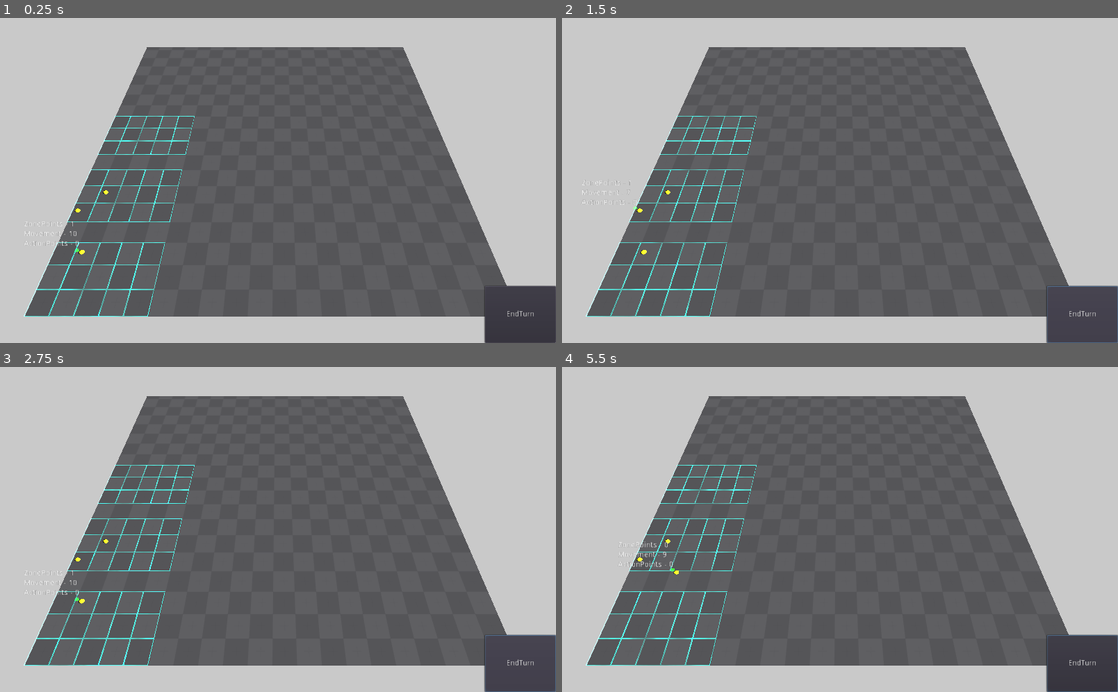
Above: before the commit, frames 1-4 (two rows, left to right).
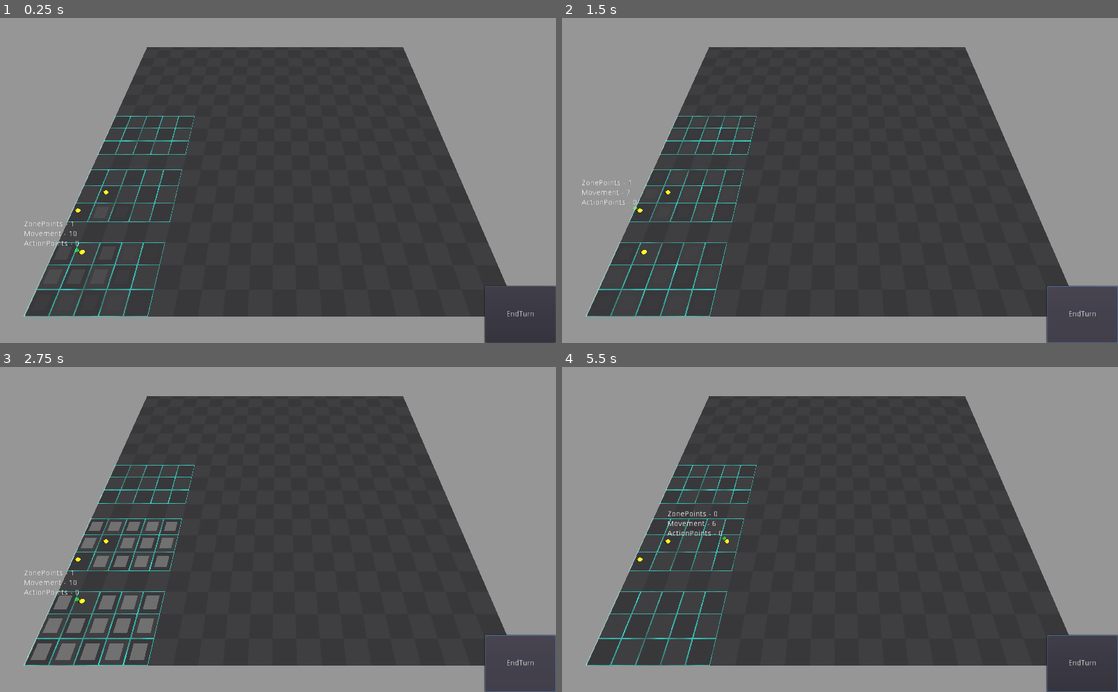
Above: after the commit, the same moments.

Repository: Rogotch/Desert
Game: Godot game, scene res://Resources/Scenes/3D/3dMap.tscn
Same seed, same stepped clock (60 frames per second), same inputs: the game is played once before the commit and once after it. The project has no main scene, so this scene is started directly.
Inputs (mouse positions are in pixels of both pictures, inside the frame that each line leads up to):
- Up to frame 1 (0.25 s): no input
- Up to frame 2 (1.5 s): click "EndTurn" at 0.5 s; click "EndTurn" at 1.25 s
- Up to frame 3 (2.75 s): click "EndTurn" at 2 s
- Up to frame 4 (5.5 s): move the mouse to (962, 513) at 2.77 s; click (962, 513) at 2.92 s; move the mouse to (728, 545) at 3.52 s; click (728, 545) at 3.67 s; move the mouse to (895, 458) at 4.27 s; click (895, 458) at 4.42 s; move the mouse to (812, 594) at 5.02 s; click (812, 594) at 5.17 s

The runs differ from the first frame. In frame 1, 97% of the frame differs, in the area x 0-100%, y 0-100%; in frame 2, 98%; in frame 3, 96%; in frame 4, 98%.

Commit message:
Create movement zone
Создал подсвечиваемую зону передвижения из тайлов  и небольшие красивости с ними, внёс правки в то, как игроку отправляются параметры передвижения

Diff:
--- a/Resources/Entities/3D/PathAreaTile.tscn
+++ b/Resources/Entities/3D/PathAreaTile.tscn
@@ -1,4 +1,6 @@
-[gd_scene load_steps=7 format=2]
+[gd_scene load_steps=8 format=2]
+
+[ext_resource path="res://Resources/Scripts/3DScripts/PathAreaTile.gd" type="Script" id=1]
 
 [sub_resource type="Animation" id=3]
 length = 0.001
@@ -140,85 +142,102 @@
 "points": PoolRealArray( 0, -0.25, 0, 0.25, 0 ),
 "times": PoolRealArray( 0 )
 }
+tracks/13/type = "value"
+tracks/13/path = NodePath("MeshInstance:mesh:material:albedo_color")
+tracks/13/interp = 1
+tracks/13/loop_wrap = true
+tracks/13/imported = false
+tracks/13/enabled = true
+tracks/13/keys = {
+"times": PoolRealArray( 0 ),
+"transitions": PoolRealArray( 1 ),
+"update": 0,
+"values": [ Color( 1, 1, 1, 0.145098 ) ]
+}
 
 [sub_resource type="Animation" id=4]
 resource_name = "appear"
 length = 0.3
 step = 0.05
-tracks/0/type = "value"
-tracks/0/path = NodePath(".:mesh:material:albedo_color")
+tracks/0/type = "bezier"
+tracks/0/path = NodePath(".:scale:x")
 tracks/0/interp = 1
 tracks/0/loop_wrap = true
 tracks/0/imported = false
 tracks/0/enabled = true
 tracks/0/keys = {
-"times": PoolRealArray( 0, 0.3 ),
-"transitions": PoolRealArray( 1, 1 ),
-"update": 0,
-"values": [ Color( 1, 1, 1, 0 ), Color( 1, 1, 1, 0.145098 ) ]
+"points": PoolRealArray( 2, -0.25, 0, 0.1, 0.101091, 3, -0.25, 0, 0.25, 0 ),
+"times": PoolRealArray( 0, 0.3 )
 }
 tracks/1/type = "bezier"
-tracks/1/path = NodePath(".:scale:x")
+tracks/1/path = NodePath(".:scale:z")
 tracks/1/interp = 1
 tracks/1/loop_wrap = true
 tracks/1/imported = false
 tracks/1/enabled = true
 tracks/1/keys = {
-"points": PoolRealArray( 0.7, -0.25, 0, 0.1, 0.101091, 1, -0.25, 0, 0.25, 0 ),
+"points": PoolRealArray( 2, -0.25, 0, 0.1, 0.0994577, 3, -0.25, 0, 0.25, 0 ),
 "times": PoolRealArray( 0, 0.3 )
 }
-tracks/2/type = "bezier"
-tracks/2/path = NodePath(".:scale:z")
+tracks/2/type = "value"
+tracks/2/path = NodePath("MeshInstance:mesh:material:albedo_color")
 tracks/2/interp = 1
 tracks/2/loop_wrap = true
 tracks/2/imported = false
 tracks/2/enabled = true
 tracks/2/keys = {
-"points": PoolRealArray( 0.7, -0.25, 0, 0.1, 0.0994577, 1, -0.25, 0, 0.25, 0 ),
-"times": PoolRealArray( 0, 0.3 )
+"times": PoolRealArray( 0, 0.3 ),
+"transitions": PoolRealArray( 4, 1 ),
+"update": 0,
+"values": [ Color( 1, 1, 1, 0 ), Color( 1, 1, 1, 0.0862745 ) ]
 }
 
 [sub_resource type="Animation" id=5]
 resource_name = "highlight"
-length = 0.3
+length = 0.2
 tracks/0/type = "value"
-tracks/0/path = NodePath(".:mesh:material:albedo_color")
+tracks/0/path = NodePath(".:scale")
 tracks/0/interp = 1
 tracks/0/loop_wrap = true
 tracks/0/imported = false
 tracks/0/enabled = true
 tracks/0/keys = {
-"times": PoolRealArray( 0, 0.3 ),
+"times": PoolRealArray( 0, 0.2 ),
 "transitions": PoolRealArray( 1, 1 ),
 "update": 0,
-"values": [ Color( 1, 1, 1, 0.145098 ), Color( 1, 1, 1, 0.301961 ) ]
+"values": [ Vector3( 3, 1, 3 ), Vector3( 4, 1.1, 4 ) ]
 }
 tracks/1/type = "value"
-tracks/1/path = NodePath(".:scale")
+tracks/1/path = NodePath("MeshInstance:mesh:material:albedo_color")
 tracks/1/interp = 1
 tracks/1/loop_wrap = true
 tracks/1/imported = false
 tracks/1/enabled = true
 tracks/1/keys = {
-"times": PoolRealArray( 0, 0.3 ),
+"times": PoolRealArray( 0, 0.2 ),
 "transitions": PoolRealArray( 1, 1 ),
 "update": 0,
-"values": [ Vector3( 1, 1, 1 ), Vector3( 1.1, 1.1, 1.1 ) ]
+"values": [ Color( 1, 1, 1, 0.0862745 ), Color( 1, 1, 1, 0.180392 ) ]
 }
 
 [sub_resource type="BoxShape" id=6]
 
 [sub_resource type="SpatialMaterial" id=1]
+resource_local_to_scene = true
 flags_transparent = true
 albedo_color = Color( 1, 1, 1, 0.145098 )
 
 [sub_resource type="PlaneMesh" id=2]
+resource_local_to_scene = true
 material = SubResource( 1 )
 
 [node name="PathAreaTile" type="StaticBody"]
 transform = Transform( 0.7, 0, 0, 0, 1, 0, 0, 0, 0.7, 0, 0, 0 )
 collision_layer = 2
 collision_mask = 2
+script = ExtResource( 1 )
+_animPlayer = NodePath("AnimationPlayer")
+_mesh = NodePath("MeshInstance")
 
 [node name="AnimationPlayer" type="AnimationPlayer" parent="."]
 anims/RESET = SubResource( 3 )
@@ -236,3 +255,7 @@
 __meta__ = {
 "_editor_description_": ""
 }
+
+[connection signal="input_event" from="." to="." method="_on_PathAreaTile_input_event"]
+[connection signal="mouse_entered" from="." to="." method="_on_PathAreaTile_mouse_entered"]
+[connection signal="mouse_exited" from="." to="." method="_on_PathAreaTile_mouse_exited"]
--- a/Resources/Scenes/3D/3dMap.tscn
+++ b/Resources/Scenes/3D/3dMap.tscn
@@ -38,8 +38,10 @@
 
 [sub_resource type="Environment" id=8]
 ambient_light_color = Color( 1, 1, 1, 1 )
-ambient_light_energy = 0.4
+ambient_light_energy = 0.33
 auto_exposure_enabled = true
+auto_exposure_scale = 0.21
+auto_exposure_max_luma = 2.6
 
 [sub_resource type="CylinderMesh" id=9]
 top_radius = 1.806
@@ -106,6 +108,7 @@
 "interzone": false
 } ]
 GridsPath = NodePath("Environment/GridVisualizers")
+_PathZone = NodePath("Environment/PathZone")
 GridMapPath = NodePath("Environment/GridMap")
 CharactersNodePath = NodePath("CharactersNode")
 
@@ -167,6 +170,8 @@
 mesh = SubResource( 12 )
 material/0 = SubResource( 13 )
 
+[node name="PathZone" type="Spatial" parent="Environment"]
+
 [node name="Camera" type="Camera" parent="."]
 transform = Transform( -4.37114e-08, 0.866025, -0.5, 0, 0.5, 0.866025, 1, 3.78552e-08, -2.18557e-08, -1.51293, 112.568, 102.266 )
 current = true
--- a/Resources/Scripts/3DScripts/ArenaScript.gd
+++ b/Resources/Scripts/3DScripts/ArenaScript.gd
@@ -1,6 +1,7 @@
 extends Spatial
 
 onready var GridClass = preload("res://Resources/Entities/3D/Grid.tscn")
+onready var tileClass = preload("res://Resources/Entities/3D/PathAreaTile.tscn")
 
 export var GridYValue : float
 export var Zones = [
@@ -12,10 +13,12 @@
 	]
 
 export var GridsPath            : NodePath
+export var _PathZone            : NodePath
 export var GridMapPath          : NodePath
 export var CharactersNodePath   : NodePath
 
 onready var gridMap          = get_node(GridMapPath)
+onready var PathZone         = get_node(_PathZone)
 onready var Grids            = get_node(GridsPath)
 onready var CharactersNode   = get_node(CharactersNodePath)
 
@@ -38,6 +41,7 @@
 	Vector2( 0,-1)]
 
 func _ready():
+	add_to_group("Arena")
 	SetVisualGrids()
 	SetCharacters()
 	pass # Replace with function body.
@@ -45,6 +49,7 @@
 #Устанавливает персонажей в список системы боя и начинает ход
 func SetCharacters():
 	FightSystem.TurnsQueue.append_array(CharactersNode.get_children())
+	yield(get_tree(), "idle_frame")
 	FightSystem.StartTurn()
 	FightSystem.PlayerTurn = true
 	pass
@@ -176,24 +181,6 @@
 	return []
 	pass
 
-##Волнами берём зону передвижения игрока
-#func WavePathZone(character):
-#	var BigTrace = []
-#	var startPos = character.ZonePosition
-#	var actualZone = GetZoneByID(character.ZoneId)
-#	var newGrid = Grid.duplicate(true)
-#	var ScanningNodes = [startPos]
-#	for node in ScanningNodes:
-#		var DirectionArr = (RectDirections if Grid[node.x][node.y].interZonePoint else RoundDirections)
-#		for dir in DirectionArr:
-#			if isCellCheck(node, dir, newGrid, zPoint.start, zPoint.end):
-#				ScanningNodes.append(node + dir)
-##		PrintGrid(finPos)
-#		ClearPoints()
-#		print("Путь не был найден")
-#	return []
-#	pass
-
 func SetZoneGrid(character):
 	var cell = {movement = 0, zonePoints = 0, interzoneDir = Vector2.ZERO}
 	var startPos = character.ZonePosition
@@ -230,14 +217,17 @@
 						var interzoneDir   = (dir if flag else Vector2.ZERO)
 						# Если стоимость укладывается в имеющиеся параметры персонажа, то добавь эту точку в словарь
 						if movValue >= movementCost && zonValue >= zonePointsCost:
-							ScanningNodes[gridPos] = {movement = movementCost, zonePoints = zonePointsCost, interzoneDir = Vector2.ZERO}
-							nodesKeys.append(gridPos)
+							# Проверка, чтобы в финальную область передвижения не попадали никуда не ведущие клетки междузония
+							if !(flag && movValue == movementCost):
+								ScanningNodes[gridPos] = {movement = movementCost, zonePoints = zonePointsCost, interzoneDir = Vector2.ZERO}
+								nodesKeys.append(gridPos)
 						pass
 					pass
 				pass
 			pass
 		pass
 	CreateVisualGrid(ScanningNodes)
+	return ScanningNodes
 	pass
 
 func CreateVisualGrid(dic):
@@ -250,6 +240,24 @@
 				Line += "%5s" % ""
 				pass
 		print(str(Line))
+	pass
+
+func CreatePathZone(character):
+	var zone = SetZoneGrid(character)
+	for tilepos in zone.keys():
+		if !Grid[tilepos.x][tilepos.y].interZonePoint && !zone[tilepos].movement == 0:
+			var newTile = tileClass.instance()
+			PathZone.add_child(newTile)
+			newTile.transform.origin = gridMap.map_to_world(tilepos.x, 0, tilepos.y)
+			newTile.set_meta("moveStep", zone[tilepos].movement)
+		pass
+	get_tree().call_group("PathTiles", "_appear")
+	pass
+
+func ClearPathZone():
+	get_tree().call_group("PathTiles", "_quit")
+#	for tile in PathZone.get_children():
+#		tile.queue_free()
 	pass
 
 func PrintGrid(finPos):
@@ -369,6 +377,45 @@
 	return finalPath
 	pass
 
+# Функция, которая говорит персонажу двигаться к точке
+func GoToClick(character, click_position):
+	var startPosition = character.ZonePosition
+	var selectedPosition = Vector2(gridMap.world_to_map(click_position).x, gridMap.world_to_map(click_position).z)
+	if startPosition != selectedPosition:
+		ClearPathZone()
+		var trace = CheckTrace(character, selectedPosition)
+		var finalPath = SetGlobalPath(trace.path)
+		character.path = finalPath
+	pass
+
+#func draw_path(target_pos):
+#	var path_array = Arena._get_path(global_transform.origin, target_pos)
+#	var m = SpatialMaterial.new()
+#	var im = Draw
+#	im.set_material_override(m)
+#	im.clear()
+#	im.begin(Mesh.PRIMITIVE_POINTS, null)
+##	for pathPoint in path_array:
+##		im.add_vertex(pathPoint)
+#	if path_array.size() > 0:
+#		im.add_vertex(path_array[0])
+#		im.add_vertex(path_array[(path_array.size() - 1 if path_array.size() - 1 < movement else movement)])
+#		im.end()
+#		im.begin(Mesh.PRIMITIVE_LINE_STRIP, null)
+#		var count = 0
+#	#	var endPath = (path_array.size() -1 if path_array.size() -1 < movement else path_array.size() -1 - movement)
+#	#	print(str(endPath))
+#		for x in path_array:
+#	#		if count < movement:
+#	#			break
+#	#		if count < path_ind -1:
+#			if count >= movement:
+#				break
+#			count += 1
+#	#			continue
+#			im.add_vertex(x)
+#	im.end()
+#	pass
 
 #Переворачиваем массив и заполняем его мировыми координатами
 #func SetPath(trace):
--- a/Resources/Scripts/3DScripts/Character.gd
+++ b/Resources/Scripts/3DScripts/Character.gd
@@ -36,6 +36,7 @@
 #var Trace = []
 var startY
 
+var Moving = false
 var freeMovement = false
 var movement
 var zonePoints
@@ -66,6 +67,7 @@
 
 func _physics_process(_delta):
 	if path.size() > 0 && (movement > 0 || freeMovement):
+		Moving = true
 		velocity = transform.origin.direction_to(path[0]) * speed
 		if transform.origin.distance_to(path[0]) > 1:
 			velocity = move_and_slide(velocity, Vector3.UP)
@@ -74,6 +76,9 @@
 			transform.origin = path[0]
 			Arena.Grid[ZonePosition.x][ZonePosition.y].OnCellMove(self)
 			path.remove(0)
+		if path.size() == 0:
+			Moving = false
+			Arena.CreatePathZone(self)
 #			print("Movement - " + str(movement))
 		pass
 #			move_and_slide(move_vec.normalized() * speed, Vector3.UP)
@@ -121,9 +126,10 @@
 	movement = MaxMovement
 	zonePoints = ZoneCross
 	ActionPoints = MaxActionPoints
-	Arena.SetZoneGrid(self)
+	Arena.CreatePathZone(self)
 	pass
 
 func EndTurn():
 	Selecter.visible = false
+	Arena.ClearPathZone()
 	pass
--- /dev/null
+++ b/Resources/Scripts/3DScripts/PathAreaTile.gd
@@ -0,0 +1,64 @@
+extends StaticBody
+
+signal EndAppear
+
+export var _animPlayer   : NodePath
+export var _mesh         : NodePath
+onready var Anim    = get_node(_animPlayer)
+onready var MeshObj = get_node(_mesh)
+
+var Selected = false
+var Selectable = true
+var AppearEnd = false
+
+var Arena
+func _ready():
+	add_to_group("PathTiles")
+	MeshObj.get_active_material(0).albedo_color = Color(1,1,1,0)
+	Arena = get_tree().get_nodes_in_group("Arena")[0]
+	pass
+
+func _appear():
+	if Selectable:
+		var stepNum = get_meta("moveStep")
+		print("stepNum - " + str(float(stepNum)/20.0))
+		yield(get_tree().create_timer(float(stepNum)/20.0), "timeout")
+		Anim.play("appear")
+		yield(Anim, "animation_finished")
+		emit_signal("EndAppear")
+		AppearEnd = true
+	pass
+
+func _quit():
+	Selectable = false
+	Anim.play_backwards("appear")
+	yield(Anim, "animation_finished")
+	if AppearEnd:
+		print("Выход 1")
+		queue_free()
+	else:
+		yield(self, "EndAppear")
+		print("Выход 2")
+		queue_free()
+	pass
+
+#func Wave():
+#	pass
+
+func _on_PathAreaTile_mouse_entered():
+	if Selectable:
+		Selected = true
+		Anim.play("highlight")
+	pass # Replace with function body.
+
+func _on_PathAreaTile_mouse_exited():
+	if Selectable:
+		Selected = false
+		Anim.play_backwards("highlight")
+	pass # Replace with function body.
+
+func _on_PathAreaTile_input_event(_camera, event, position, _normal, _shape_idx):
+	if event is InputEventMouseButton && event.pressed && event.button_index == 1 && Selectable:
+		Arena.GoToClick(FightSystem.SelectedCharacter, position)
+		Selectable = false
+	pass # Replace with function body.
--- a/Resources/Scripts/3DScripts/StaticBodyScript.gd
+++ b/Resources/Scripts/3DScripts/StaticBodyScript.gd
@@ -20,12 +20,8 @@
 #		var mapPoint = Grid.world_to_map(click_position)
 #		FightSystem.SelectedCharacter.draw_path(click_position)
 #		print(str(mapPoint))
-	if event is InputEventMouseButton && event.pressed:
-		var startPosition = FightSystem.SelectedCharacter.ZonePosition
-		var selectedPosition = Vector2(Grid.world_to_map(click_position).x, Grid.world_to_map(click_position).z)
-		var trace = Arena.CheckTrace(FightSystem.SelectedCharacter, selectedPosition)
-		var finalPath = Arena.SetGlobalPath(trace.path)
-		FightSystem.SelectedCharacter.path = finalPath
+	if event is InputEventMouseButton && event.pressed && event.button_index == 1 && !FightSystem.SelectedCharacter.Moving:
+		Arena.GoToClick(FightSystem.SelectedCharacter, click_position)
 #		print("Click!")
 #		Marker.transform.origin = Vector3(click_position.x, Marker.transform.origin.y, click_position.z)
 #		Marker.visible = true
